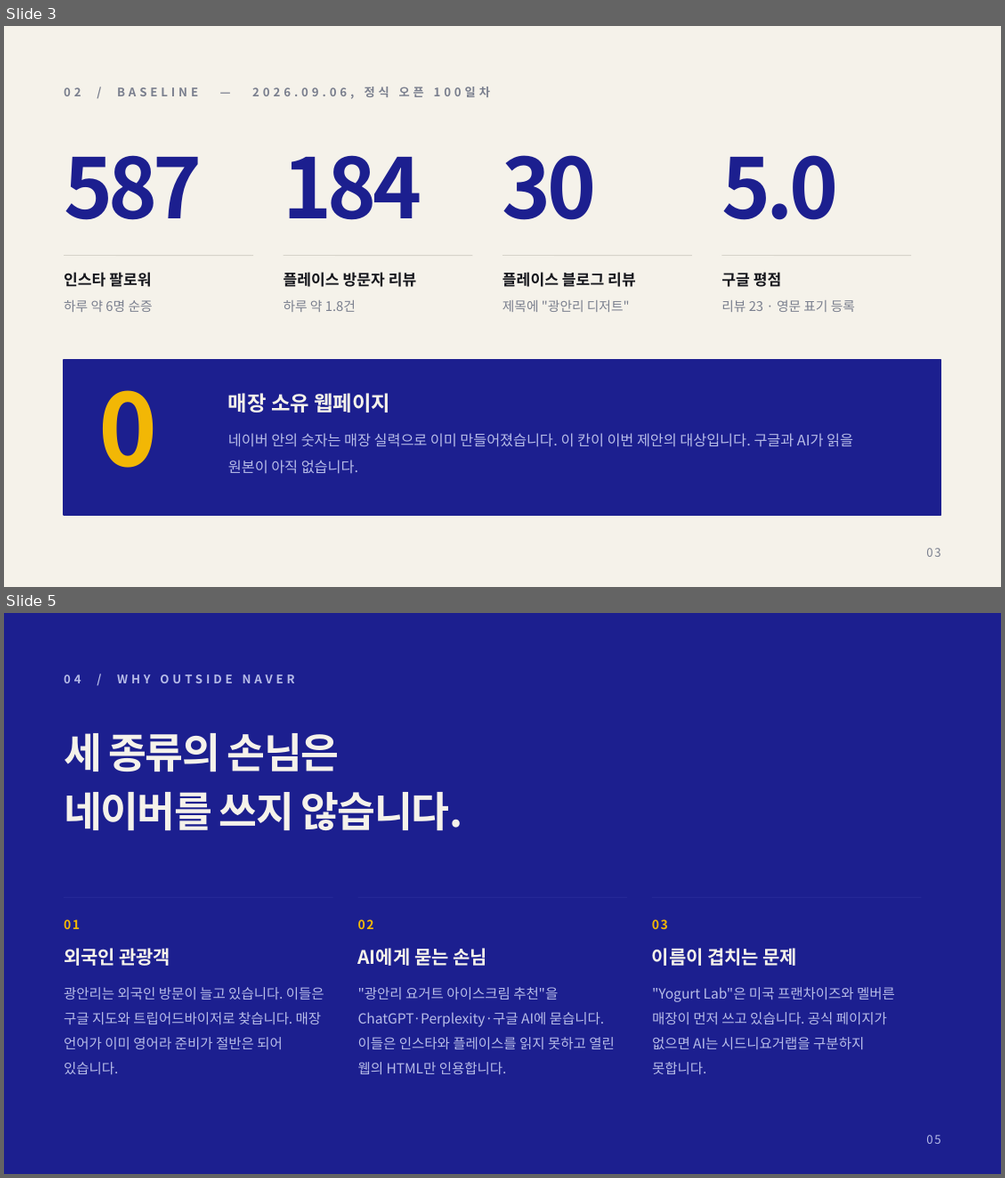
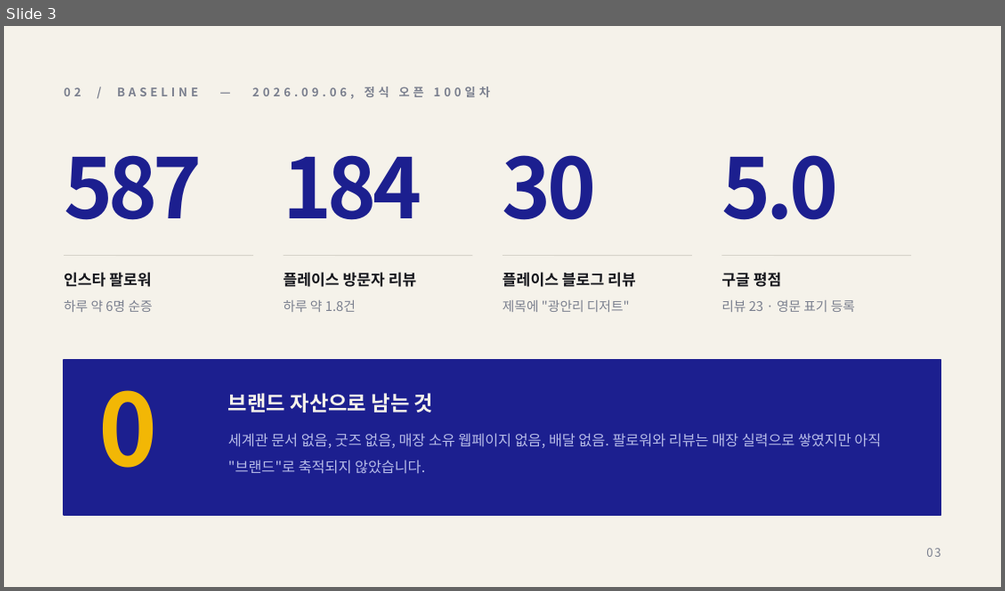
Before and after one commit to severaljama-hue/advertising-agency, a slide deck: docs/sydney-yogurt-lab/proposal.pptx. Shown one above the other, each under a label of ours: slides 3 and 5 before the commit, slide 3 after it; the slides between them are not shown. The pictures are 1005x1178 and 1005x591 pixels, drawn with LibreOffice and Linux fonts; fonts in the diff are those of the drawing. Boxes give left, top, right and bottom in pixels: in the first picture for what was removed or moved away, otherwise in the second. Text is boxed around its words. In the diff, an @@ line names an element or a change of style, - is before the commit and + after.

```diff
--- a/docs/sydney-yogurt-lab/proposal.pptx
+++ b/docs/sydney-yogurt-lab/proposal.pptx
@@ slide 5 removed at (x1=4, y1=613, x2=1001, y2=1174), background #1C1F8F @@
@@ text removed at (x1=64, y1=674, x2=295, y2=683) @@
-04 / WHY OUTSIDE NAVER
@@ text removed at (x1=64, y1=733, x2=462, y2=831) @@
-세 종류의 손님은
-네이버를 쓰지 않습니다.
@@ line removed from (64, 897) to (333, 897) @@
@@ line removed from (358, 897) to (627, 897) @@
@@ line removed from (652, 897) to (921, 897) @@
@@ text removed at (x1=64, y1=919, x2=80, y2=929) @@
-01
@@ text removed at (x1=358, y1=919, x2=374, y2=929) @@
-02
@@ text removed at (x1=652, y1=919, x2=668, y2=929) @@
-03
@@ text removed at (x1=64, y1=948, x2=171, y2=965) @@
-외국인 관광객
@@ text removed at (x1=358, y1=948, x2=487, y2=965) @@
-AI에게 묻는 손님
@@ text removed at (x1=652, y1=948, x2=798, y2=965) @@
-이름이 겹치는 문제
@@ text removed at (x1=64, y1=987, x2=324, y2=1074) @@
-광안리는 외국인 방문이 늘고 있습니다. 이들은 구글 지도와 트립어드바이저로 찾습니다. 매장 언어가 이미 영어라 준비가 절반은 되어 있습니다.
@@ text removed at (x1=358, y1=987, x2=615, y2=1074) @@
-"광안리 요거트 아이스크림 추천"을 ChatGPT·Perplexity·구글 AI에 묻습니다. 이들은 인스타와 플레이스를 읽지 못하고 열린 웹의 HTML만 인용합니다.
@@ text removed at (x1=652, y1=987, x2=895, y2=1074) @@
-"Yogurt Lab"은 미국 프랜차이즈와 멜버른 매장이 먼저 쓰고 있습니다. 공식 페이지가 없으면 AI는 시드니요거랩을 구분하지 못합니다.
@@ text removed at (x1=926, y1=1135, x2=940, y2=1143) @@
-05
@@ slide 3 changed as well @@
@@ text at (x1=228, y1=393, x2=433, y2=412): text changed @@
-매장 소유 웹페이지
+브랜드 자산으로 남는 것
@@ text at (x1=228, y1=433, x2=881, y2=474): text changed @@
-네이버 안의 숫자는 매장 실력으로 이미 만들어졌습니다. 이 칸이 이번 제안의 대상입니다. 구글과 AI가 읽을 원본이 아직 없습니다.
+세계관 문서 없음, 굿즈 없음, 매장 소유 웹페이지 없음, 배달 없음. 팔로워와 리뷰는 매장 실력으로 쌓였지만 아직 "브랜드"로 축적되지 않았습니다.
```
Also in this commit, not shown: 2 other slides changed, 11 slides added, 8 other slides removed, 1 other file.
